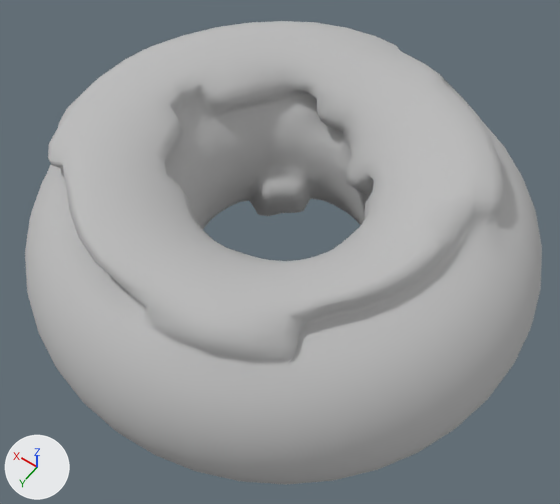
The OBJ model assets/dougnut/dougnut.obj as it was, and as the next commit left it.
Both versions are drawn from a 50 mm camera at (-1.67, 2.37, 4.03) aimed at (-0.05, 0.1, 0.46). The lights are fixed; the arrows at lower left show +X, +Y and +Z. Where no turn or scale is listed for an object, it has been applied to the vertices.

In view in the first picture: 'dougnut'.
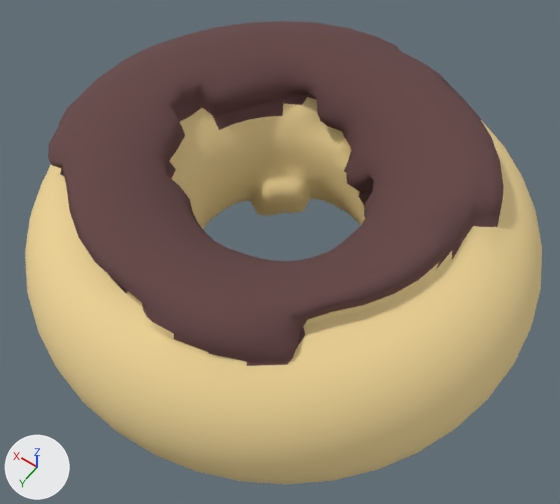
Commit message: Dougnut with chocolate

Pixel boxes (x1, y1, x2, y2) of what changed, in the pictures (560 x 504 px):
```json
{"object": "dougnut", "change": "recoloured", "before": [25, 21, 542, 485], "after": [25, 21, 542, 485]}
{"part": 1, "of": "me_dougnut", "change": "recoloured", "before": [48, 21, 503, 366], "after": [48, 21, 503, 366], "on screen": "grey to brown"}
```

Scene script edits in JSON lines:
```json
{"op": "set", "path": "mat_initialshadinggroup.base_color", "old": "(0.5, 0.5, 0.5)", "new": "(0.87, 0.67, 0.31)", "note": "grey #bcbcbc -> yellow #f0d697"}
{"op": "add", "block": "mat_blinn1sg", "code": ["mat_blinn1sg = principled_material('blinn1SG')", "mat_blinn1sg.base_color = (0.13, 0.06, 0.06)  # brown #654545", "mat_blinn1sg.roughness = 1.0"]}
{"block": "me_dougnut", "where": "me_dougnut.from_pydata(...)  # 2112 vertices, 2112 faces; spans x -1.48..1.54, y -1.48..1.48, z -0.01..1.13"}
{"block": "me_dougnut", "where": "# used by ob_dougnut; location = (0.0, 0.0, 0.0)"}
{"block": "me_dougnut", "change": "me_dougnut part 1: 739 of the faces centred in x -1.05..1.53, y -1.34..1.1, z 0.59..1.13 switch from mat_initialshadinggroup (grey #bcbcbc) to mat_blinn1sg (brown #654545)"}
```
